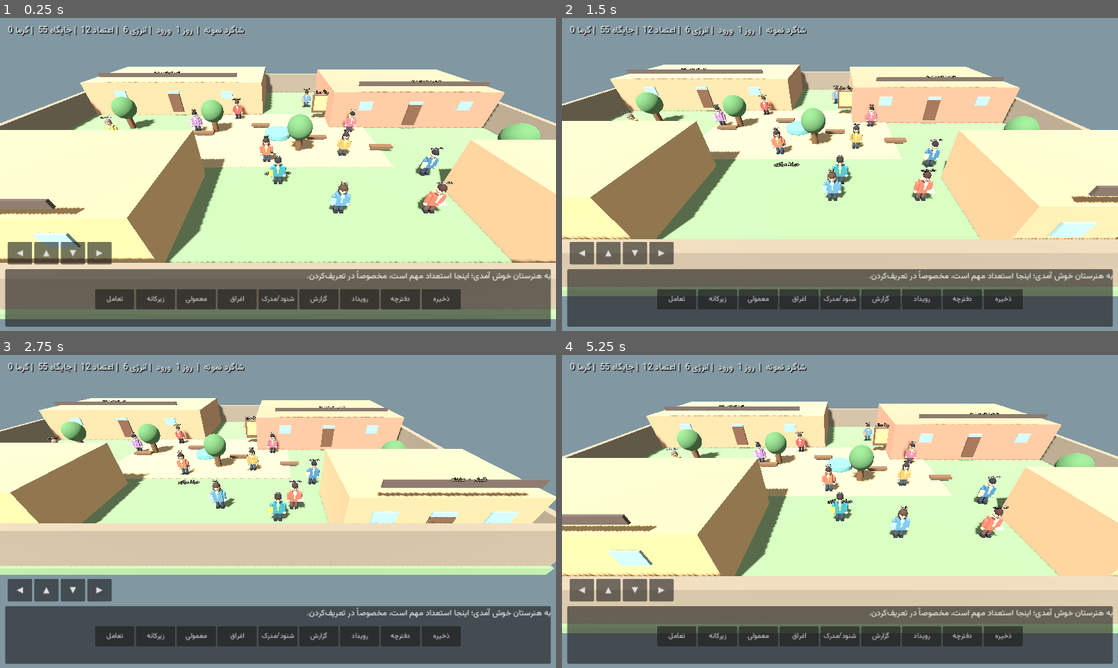
Above: before the commit, frames 1-4 (two rows, left to right).
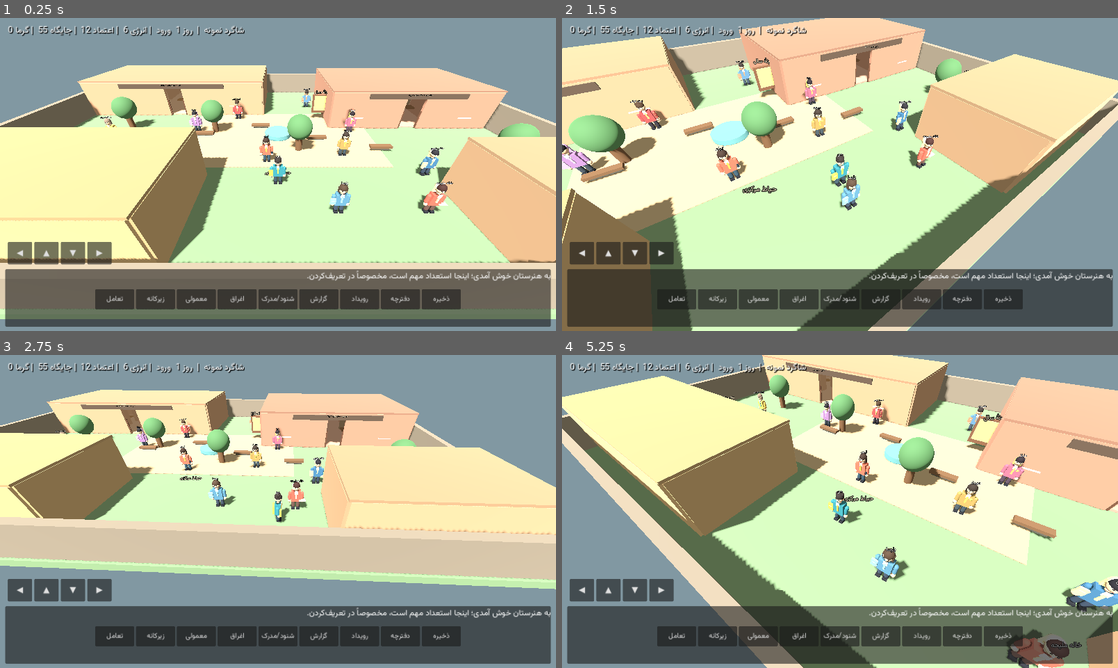
Above: after the commit, the same moments.

Repository: mkl745/game
Game: Godot game, scene res://scenes/main.tscn
Two runs of this game, one before a commit and one after it. Both use one fixed random seed, a clock stepped at 60 frames per second and the inputs below.
Inputs:
- Up to frame 1 (0.25 s): no input
- Up to frame 2 (1.5 s): tap Enter at 0.5 s; hold Right (ui_right) 0.53-1.28 s; tap 1 at 0.6, 1.35 s; hold Down (ui_down) from 1.28 s (still down)
- Up to frame 3 (2.75 s): release Down (ui_down) at 2.03 s; hold Right (ui_right) from 2.03 s (still down); tap 1 at 2.1 s
- Up to frame 4 (5.25 s): release Right (ui_right) at 2.78 s; hold Up (ui_up) 2.78-3.53 s; tap 1 every 0.75 s from 2.85 to 5.1 s; hold Left (ui_left) 3.53-5.03 s; hold Down (ui_down) from 5.03 s (still down)

The runs differ from the first frame. In frame 1, 17% of the frame differs, in the area x 0-100%, y 15-79%; in frame 2, 66%; in frame 3, 25%; in frame 4, 68%, in the area x 0-100%, y 0-100%.

Commit message:
feat: open furnished school interiors and animate walking
Co-authored-by: arena-agent <297053741+arena-agent@users.noreply.github.com>

Diff:
--- a/scripts/main.gd
+++ b/scripts/main.gd
@@ -12,6 +12,8 @@
 var joy := Vector2.ZERO
 var elapsed := 0.0
 var npc_models: Array[Node3D] = []
+var player_limbs: Dictionary = {}
+var walk_phase := 0.0
 var touch_directions := {"left": false, "right": false, "up": false, "down": false}
 var people := [
 	{"name":"دکتر صادقی", "id":"principal", "pos":Vector3(17,0,7), "color":Color("8f5576")},
@@ -98,15 +100,68 @@
 	add_child(body)
 
 func _add_building(label: String, pos: Vector3, size: Vector3, color: Color, rooms: Array) -> void:
-	_add_box(label, pos, size, color)
-	# Slightly raised, dark window bands and bright door frames read as real façades.
-	var sign_pos := Vector3(pos.x, pos.y + size.y * 0.72, pos.z + size.z * 0.51)
-	_add_box("سردر", sign_pos, Vector3(size.x * 0.74, 0.42, 0.12), Color("574c47"))
-	_add_label("   •   ".join(rooms), sign_pos + Vector3(0,0.28,0.12), 0.22)
+	# The wings are open-roof, walk-in shells with genuine doorway gaps, partitions, and furnishings.
+	var floor_y := 0.10
+	var wall_h := size.y
+	var wall_t := 0.32
+	var half_x := size.x * 0.5
+	var half_z := size.z * 0.5
+	_add_box(label + " floor", Vector3(pos.x,floor_y,pos.z), Vector3(size.x,0.16,size.z), color.lightened(0.13))
+	# Every wing has a real courtyard-facing entrance; the workshop/gate face north, other wings south.
+	_add_box(label + " west wall", Vector3(pos.x-half_x,wall_h*0.5,pos.z), Vector3(wall_t,wall_h,size.z), color.darkened(0.08))
+	_add_box(label + " east wall", Vector3(pos.x+half_x,wall_h*0.5,pos.z), Vector3(wall_t,wall_h,size.z), color.darkened(0.08))
+	var door_w := 2.1
+	var side_w := (size.x-door_w)*0.5
+	var door_north := label.contains("کارگاه") or label.contains("ورودی")
+	var front_z := pos.z + half_z if not door_north else pos.z-half_z
+	var rear_z := pos.z-half_z if not door_north else pos.z+half_z
+	_add_box(label + " rear wall", Vector3(pos.x,wall_h*0.5,rear_z), Vector3(size.x,wall_h,wall_t), color)
+	_add_box(label + " facade left", Vector3(pos.x-(door_w+side_w)*0.5,wall_h*0.5,front_z), Vector3(side_w,wall_h,wall_t), color)
+	_add_box(label + " facade right", Vector3(pos.x+(door_w+side_w)*0.5,wall_h*0.5,front_z), Vector3(side_w,wall_h,wall_t), color)
+	_add_box(label + " lintel", Vector3(pos.x,wall_h-0.22,front_z), Vector3(door_w,0.44,wall_t), color)
+	var face_sign := 1.0 if not door_north else -1.0
+	# The roofline is a shallow decorative cornice, not a roof; the camera can see the furnished rooms.
+	_add_box(label + " cornice", Vector3(pos.x,wall_h+0.08,pos.z), Vector3(size.x+0.25,0.16,size.z+0.25), color.darkened(0.15))
+	_add_box(label + " doorway left", Vector3(pos.x-door_w*0.5+0.10,1.0,front_z+face_sign*0.03), Vector3(0.16,2.0,0.10), Color("604334"))
+	_add_box(label + " doorway right", Vector3(pos.x+door_w*0.5-0.10,1.0,front_z+face_sign*0.03), Vector3(0.16,2.0,0.10), Color("604334"))
+	_add_box(label + " sign backing", Vector3(pos.x,wall_h-0.40,front_z+face_sign*0.22), Vector3(size.x*0.58,0.54,0.10), Color("57483e"))
+	_add_label("  •  ".join(rooms), Vector3(pos.x,wall_h-0.22,front_z+face_sign*0.31), 0.20)
 	for i in range(3):
-		var wx := pos.x - size.x * 0.3 + float(i) * size.x * 0.3
-		_add_box("پنجره", Vector3(wx,pos.y + 0.6,pos.z + size.z * 0.51), Vector3(1.4,0.95,0.1), Color("86a8aa"))
-	_add_box("در", Vector3(pos.x,pos.y-0.4,pos.z + size.z * 0.51), Vector3(1.4,2.3,0.15), Color("684b3b"))
+		var wx := pos.x-half_x*0.68+float(i)*half_x*0.68
+		if absf(wx-pos.x) < door_w*0.6: continue
+		_add_box(label+" window",Vector3(wx,1.75,front_z+face_sign*0.05),Vector3(1.35,0.90,0.11),Color("87b5b8"))
+		_add_box(label+" window sill",Vector3(wx,1.25,front_z+face_sign*0.10),Vector3(1.52,0.12,0.18),Color("eee1c7"))
+	# Two broad interior dividers make separate classrooms/work areas. A gap remains as an internal doorway.
+	if rooms.size() > 1:
+		for divider in range(1,rooms.size()):
+			var dx := pos.x-half_x+(size.x/rooms.size())*divider
+			var room_gap := 1.35
+			var section := (size.z-room_gap)*0.5
+			_add_box(label+" room divider A",Vector3(dx,1.55,pos.z-half_z+section*0.5),Vector3(wall_t,3.1,section),color.darkened(0.04))
+			_add_box(label+" room divider B",Vector3(dx,1.55,pos.z+half_z-section*0.5),Vector3(wall_t,3.1,section),color.darkened(0.04))
+	# Functional-looking workshop/classroom details are made from meshes, with room to walk between them.
+	if label.contains("کلاس"):
+		_add_box("تختهٔ گچی",Vector3(pos.x,1.95,pos.z-half_z+0.22),Vector3(5.0,1.35,0.16),Color("345c53"))
+		_add_box("تخته قاب",Vector3(pos.x,2.68,pos.z-half_z+0.32),Vector3(5.2,0.09,0.18),Color("865f3e"))
+		for row in range(2):
+			for col in range(3):
+				var desk := Vector3(pos.x-5.0+float(col)*4.3,0,pos.z-1.0+float(row)*2.3)
+				_add_box("میز هنرجو",desk+Vector3(0,0.85,0),Vector3(1.45,0.14,0.78),Color("a77b55"))
+				_add_box("پایه میز",desk+Vector3(0,0.43,0),Vector3(0.10,0.76,0.10),Color("51473f"))
+	elif label.contains("کارگاه"):
+		for i in range(3):
+			var table := Vector3(pos.x-5.0+float(i)*5.0,0,pos.z)
+			_add_box("میز کارگاه",table+Vector3(0,0.95,0),Vector3(2.7,0.18,1.5),Color("936e4c"))
+			_add_cylinder("کاسه سفالی",table+Vector3(0,1.28,0),0.48,0.48,Color("bc795a"))
+		_add_box("قفسه رنگ",Vector3(pos.x+half_x-0.55,1.45,pos.z),Vector3(0.8,2.7,3.0),Color("79604a"))
+	elif label.contains("دفتر"):
+		for i in range(2):
+			var desk := Vector3(pos.x-3.0+float(i)*6.0,0,pos.z+1.4)
+			_add_box("میز اداری",desk+Vector3(0,0.86,0),Vector3(2.4,0.16,1.15),Color("805b43"))
+			_add_box("کمد پرونده",desk+Vector3(0,1.55,-2.7),Vector3(1.7,2.9,0.55),Color("8e755e"))
+	elif label.contains("ورودی"):
+		_add_box("پیشخوان نگهبانی",Vector3(pos.x,0.8,pos.z+1.2),Vector3(3.2,1.4,0.7),Color("87684c"))
+		_add_box("جاکفشی",Vector3(pos.x+3.4,0.8,pos.z-1.5),Vector3(1.5,1.4,0.7),Color("705541"))
 
 func _add_label(text: String, pos: Vector3, size: float) -> void:
 	var label := Label3D.new()
@@ -125,7 +180,8 @@
 	root.position = person.pos
 	add_child(root)
 	var look := _character_look(str(person.id), person.color)
-	_make_character(root, look)
+	var limbs := _make_character(root, look)
+	root.set_meta("limbs", limbs)
 	_add_billboard_name(root, str(person.name))
 	npc_models.append(root)
 
@@ -150,21 +206,21 @@
 	result["coat"] = default_coat
 	return result
 
-func _make_character(parent: Node3D, look: Dictionary) -> void:
+func _make_character(parent: Node3D, look: Dictionary) -> Dictionary:
 	var coat: Color = look.get("coat", Color("477c8d"))
 	var pants: Color = look.get("pants", Color("384452"))
 	var skin := Color("d9ad8f")
 	# Tapered low-poly clothing, separate limbs, and polished shoes make each figure legible at a distance.
-	_add_person_capsule(parent, "trousers", 0.145, 0.72, Vector3(-0.18,0.49,0), pants)
-	_add_person_capsule(parent, "trousers", 0.145, 0.72, Vector3(0.18,0.49,0), pants)
+	var left_leg := _add_person_capsule(parent, "left trouser", 0.145, 0.72, Vector3(-0.18,0.49,0), pants)
+	var right_leg := _add_person_capsule(parent, "right trouser", 0.145, 0.72, Vector3(0.18,0.49,0), pants)
 	_add_person_box(parent, "left shoe", Vector3(0.26,0.13,0.34), Vector3(-0.19,0.12,0.07), Color("292b32"))
 	_add_person_box(parent, "right shoe", Vector3(0.26,0.13,0.34), Vector3(0.19,0.12,0.07), Color("292b32"))
 	_add_person_box(parent, "jacket", Vector3(0.72,0.87,0.42), Vector3(0,1.18,0), coat)
 	_add_person_box(parent, "shirt collar", Vector3(0.23,0.28,0.035), Vector3(0,1.58,0.225), Color("f1e6d0"))
 	_add_person_box(parent, "tie or scarf", Vector3(0.11,0.48,0.055), Vector3(0,1.30,0.24), look.get("accent",Color("d0a85b")))
 	_add_person_capsule(parent, "neck", 0.12, 0.24, Vector3(0,1.68,0), skin)
-	_add_person_capsule(parent, "left sleeve", 0.13, 0.72, Vector3(-0.47,1.18,0), coat)
-	_add_person_capsule(parent, "right sleeve", 0.13, 0.72, Vector3(0.47,1.18,0), coat)
+	var left_arm := _add_person_capsule(parent, "left sleeve", 0.13, 0.72, Vector3(-0.47,1.18,0), coat)
+	var right_arm := _add_person_capsule(parent, "right sleeve", 0.13, 0.72, Vector3(0.47,1.18,0), coat)
 	_add_person_sphere(parent, "left hand", 0.13, Vector3(-0.48,0.78,0.08), skin)
 	_add_person_sphere(parent, "right hand", 0.13, Vector3(0.48,0.78,0.08), skin)
 	_add_person_sphere(parent, "face", 0.255, Vector3(0,1.96,0.015), skin)
@@ -173,8 +229,8 @@
 	var style: String = str(look.get("hair_style","neat"))
 	_add_person_sphere(parent, "hair cap", 0.265, Vector3(0,2.09,0.005), hair)
 	if style == "scarf":
-		_add_person_sphere(parent, "head scarf", 0.276, Vector3(0,2.00,-0.025), look.get("accent",coat))
-		_add_person_box(parent, "scarf drape", Vector3(0.52,0.48,0.12), Vector3(0,1.79,-0.12), look.get("accent",coat))
+		_add_person_sphere(parent, "head scarf", 0.276, Vector3(0,2.00,-0.18), look.get("accent",coat))
+		_add_person_box(parent, "scarf drape", Vector3(0.52,0.48,0.12), Vector3(0,1.79,-0.19), look.get("accent",coat))
 	elif style == "cap":
 		_add_person_box(parent, "guard cap", Vector3(0.55,0.16,0.50), Vector3(0,2.23,0), coat.darkened(0.18))
 		_add_person_box(parent, "cap brim", Vector3(0.58,0.055,0.32), Vector3(0,2.17,0.16), look.get("accent",Color("d0a85b")))
@@ -211,6 +267,7 @@
 	# A small backpack gives students another readable silhouette; staff carry their trade tools instead.
 	if prop in ["phone","notebook","sketchbook","badge"]:
 		_add_person_box(parent, "backpack", Vector3(0.52,0.62,0.20), Vector3(0,1.08,-0.29), look.get("accent",Color("d0a85b")))
+	return {"legs":[left_leg,right_leg], "arms":[left_arm,right_arm]}
 
 func _add_person_box(parent: Node3D, name: String, size: Vector3, pos: Vector3, color: Color) -> void:
 	var instance := MeshInstance3D.new()
@@ -235,7 +292,7 @@
 	instance.material_override = _material(color)
 	parent.add_child(instance)
 
-func _add_person_capsule(parent: Node3D, name: String, radius: float, height: float, pos: Vector3, color: Color) -> void:
+func _add_person_capsule(parent: Node3D, name: String, radius: float, height: float, pos: Vector3, color: Color) -> MeshInstance3D:
 	var instance := MeshInstance3D.new()
 	var mesh := CapsuleMesh.new()
 	mesh.radius = radius
@@ -247,6 +304,7 @@
 	instance.position = pos
 	instance.material_override = _material(color)
 	parent.add_child(instance)
+	return instance
 
 func _add_person_cylinder(parent: Node3D, name: String, radius: float, height: float, pos: Vector3, color: Color) -> void:
 	var instance := MeshInstance3D.new()
@@ -312,7 +370,7 @@
 	collision.position.y = 0.85
 	player.add_child(collision)
 	var outfit := {"coat":Color("367e8b"),"pants":Color("344450"),"hair":Color("302a29"),"accent":Color("e3b94f"),"hair_style":"messy","prop":"sketchbook"}
-	_make_character(player, outfit)
+	player_limbs = _make_character(player, outfit)
 	_add_billboard_name(player, "من")
 	add_child(player)
 	camera = Camera3D.new()
@@ -408,6 +466,18 @@
 	player.velocity.z = direction.y * MOVE_SPEED
 	player.velocity.y -= 22.0 * delta
 	player.move_and_slide()
+	if direction.length() > 0.08:
+		walk_phase += delta * 11.5
+		player.rotation.y = atan2(direction.x, direction.y)
+	var leg_swing := sin(walk_phase) * 0.38 if direction.length() > 0.08 else 0.0
+	var legs: Array = player_limbs.get("legs", [])
+	var arms: Array = player_limbs.get("arms", [])
+	if legs.size() == 2:
+		legs[0].rotation.z = move_toward(legs[0].rotation.z, leg_swing, delta * 5.0)
+		legs[1].rotation.z = move_toward(legs[1].rotation.z, -leg_swing, delta * 5.0)
+	if arms.size() == 2:
+		arms[0].rotation.z = move_toward(arms[0].rotation.z, -leg_swing * 0.72, delta * 5.0)
+		arms[1].rotation.z = move_toward(arms[1].rotation.z, leg_swing * 0.72, delta * 5.0)
 	player.position.x = clampf(player.position.x, -23, 23)
 	player.position.z = clampf(player.position.z, -15, 15)
 	var target := player.position + Vector3(0,10,12)
Not shown, changed: DESIGN.md
Not shown, changed: README.md
